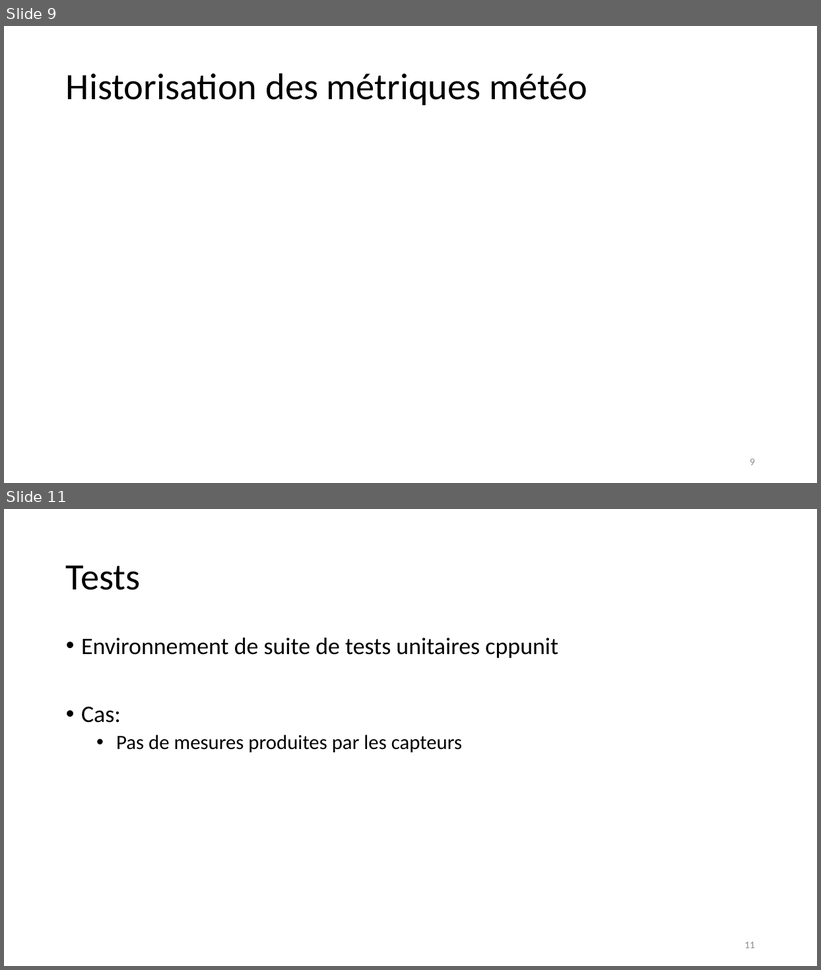
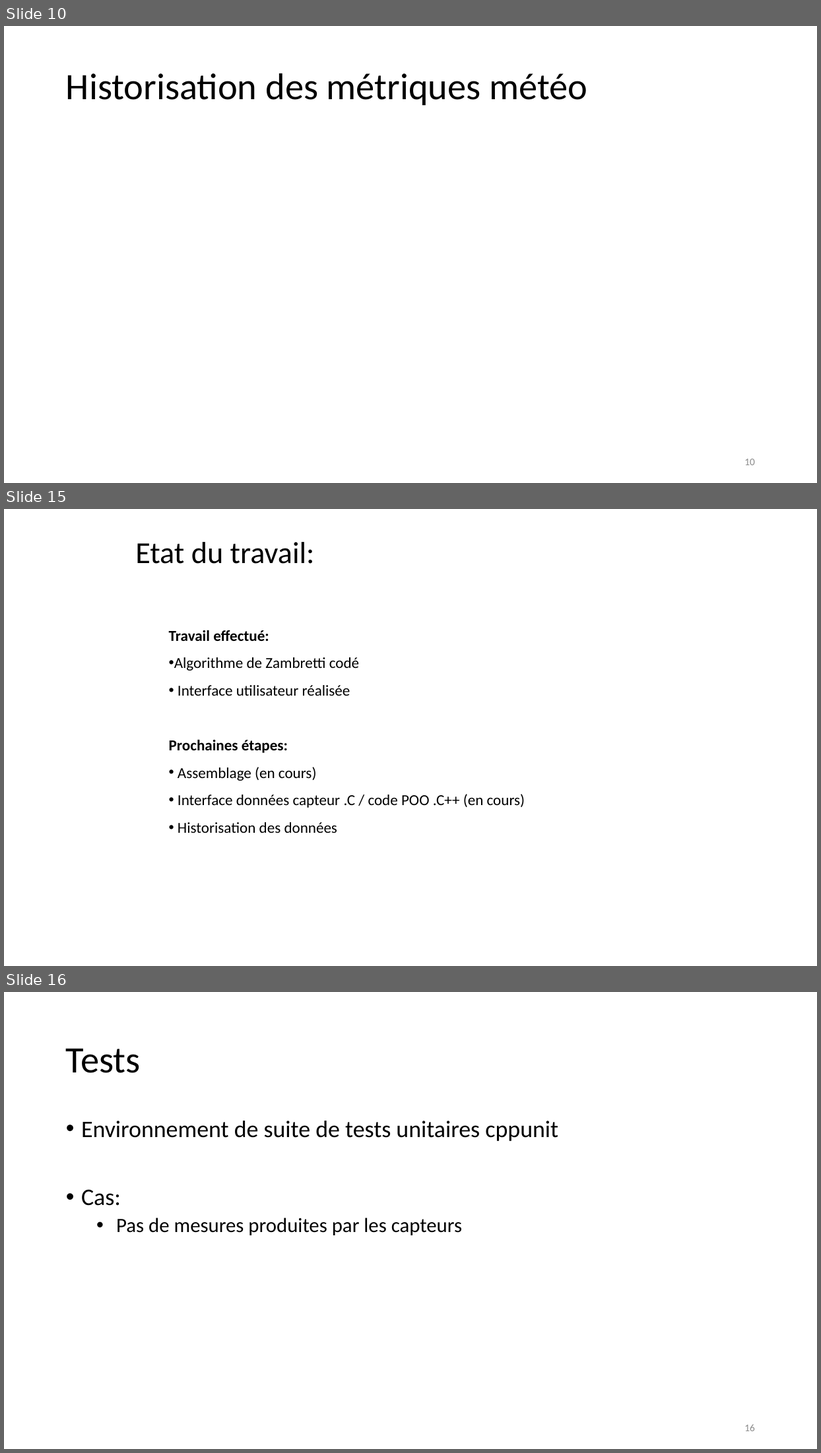
Before and after one commit to jeromelane/WeatherCheckingRpi, a slide deck: weathercheckingrpi/doc/Presentations/projet_meteo_JL_KG_16042019v1.pptx. Shown one above the other, each under a label of ours: slides 9 and 11 before the commit, slides 10, 15 and 16 after it; the slides between them are not shown. The pictures are 821x970 and 821x1453 pixels, drawn with LibreOffice and Linux fonts; fonts in the diff are those of the drawing. Boxes give left, top, right and bottom in pixels: in the first picture for what was removed or moved away, otherwise in the second. Text is boxed around its words. In the diff, an @@ line names an element or a change of style, - is before the commit and + after.

```diff
--- a/weathercheckingrpi/doc/Presentations/projet_meteo_JL_KG_16042019v1.pptx
+++ b/weathercheckingrpi/doc/Presentations/projet_meteo_JL_KG_16042019v1.pptx
@@ slide 15 added at (4,509,817,966), background #FFFFFF @@
@@ title added at (135,542,315,564), 36 pt, text #000000 @@
+Etat du travail:
@@ text added at (169,630,525,833), 18 pt, text #000000 @@
+Travail effectué:
+• Algorithme de Zambretti codé
+• Interface utilisateur réalisée
+Prochaines étapes:
+• Assemblage (en cours)
+• Interface données capteur .C / code POO .C++ (en cours)
+• Historisation des données
@@ what was slide 9 is now slide 10 @@
@@ page number at (745,459,755,466): text changed @@
-9
+10
@@ what was slide 11 is now slide 16 @@
@@ page number at (745,1424,755,1432): text changed @@
-11
+16
```
Also in this commit, not shown: 3 slides changed, 5 other slides added, 1 slide removed, 20 other files.
